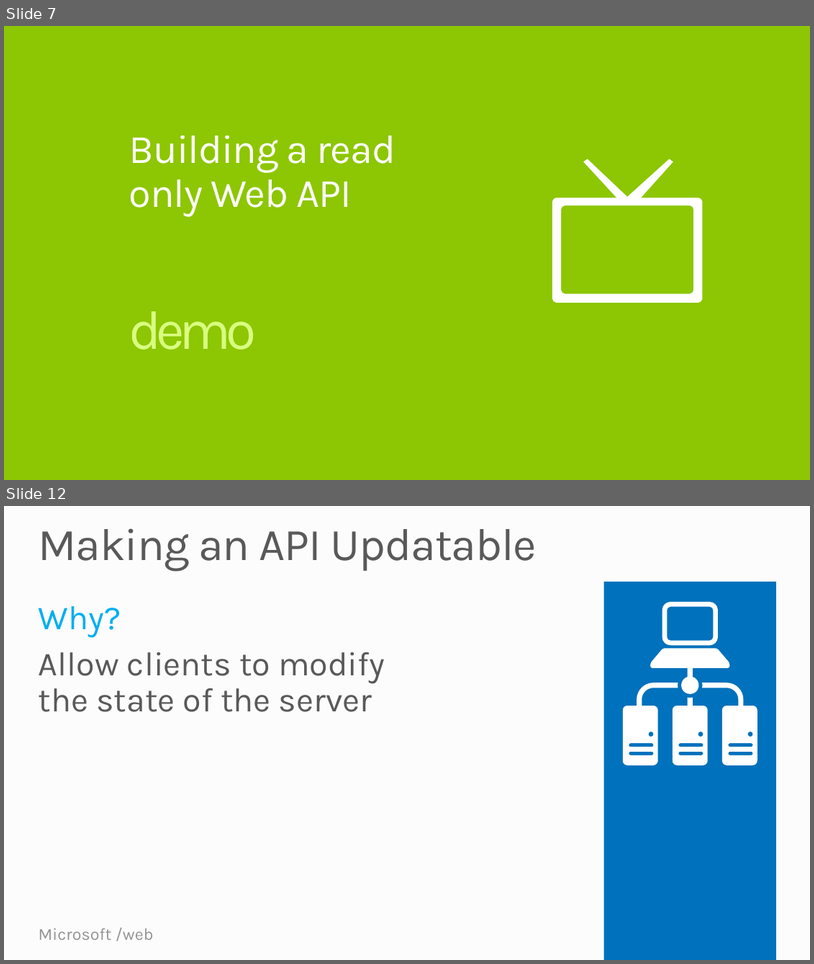
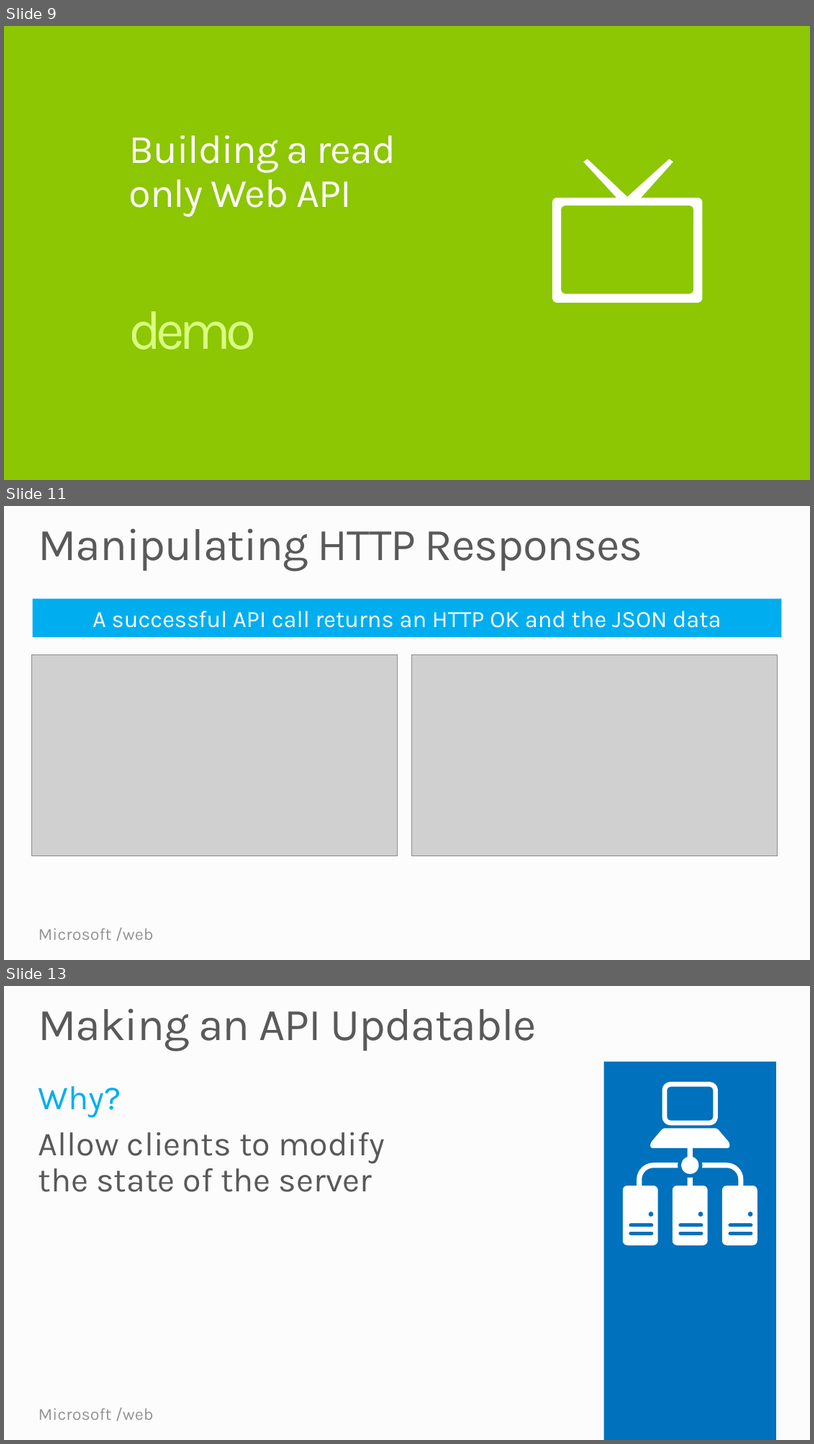
Before and after one commit to Microsoft-Web/WebTK-Presentations, a slide deck: AddingWebApiToASPNETSite/AddingWebApiToASPNETSite.pptx. Shown one above the other, each under a label of ours: slides 7 and 12 before the commit, slides 9, 11 and 13 after it; the slides between them are not shown. The pictures are 814x964 and 814x1444 pixels, drawn with LibreOffice and Linux fonts; fonts in the diff are those of the drawing; grey boxes stand for pictures. Boxes give left, top, right and bottom in pixels: in the first picture for what was removed or moved away, otherwise in the second. Text is boxed around its words. In the diff, an @@ line names an element or a change of style, - is before the commit and + after.

```diff
--- a/AddingWebApiToASPNETSite/AddingWebApiToASPNETSite.pptx
+++ b/AddingWebApiToASPNETSite/AddingWebApiToASPNETSite.pptx
@@ slide 11 added at [4, 506, 810, 960], background #FCFCFC; not listed: 2 template elements that a slide beside it also shows @@
@@ title added at [39, 528, 643, 571], 54 pt, text #595959 @@
+Manipulating HTTP Responses
@@ rectangle added at [32, 599, 782, 637], fill #00AEEF, 28 pt, text #FFFFFF @@
+A successful API call returns an HTTP OK and the JSON data
@@ picture added at [32, 655, 398, 856] @@
@@ picture added at [412, 655, 778, 856] @@
@@ what was slide 7 is now slide 9 @@
@@ what was slide 12 is now slide 13 @@
```
Also in this commit, not shown: 1 slide changed, 5 other slides added, 7 slides removed.
